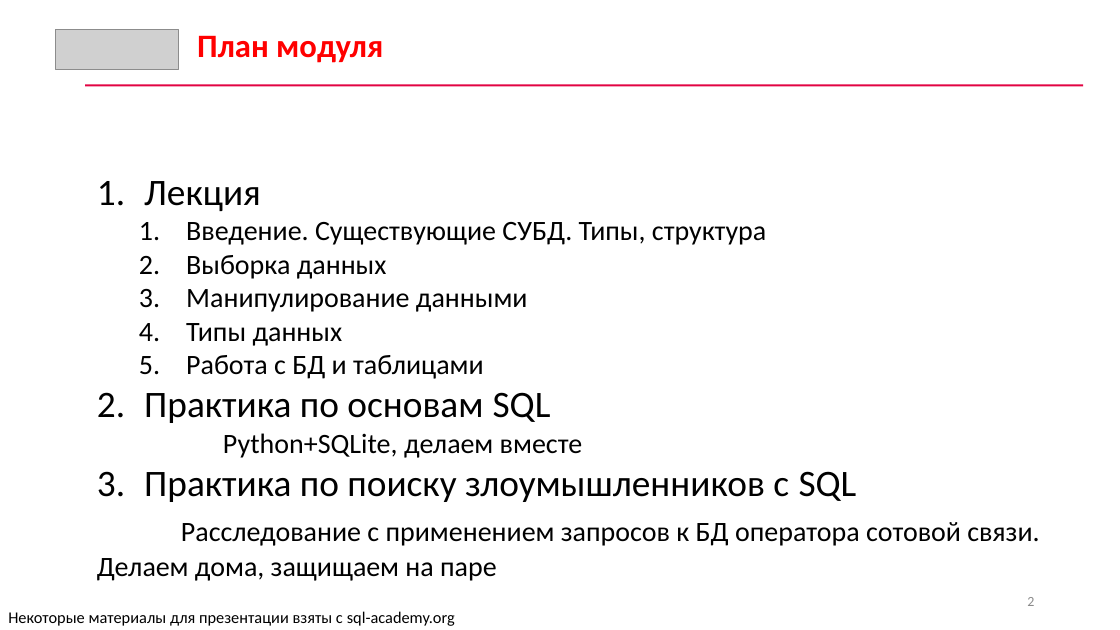
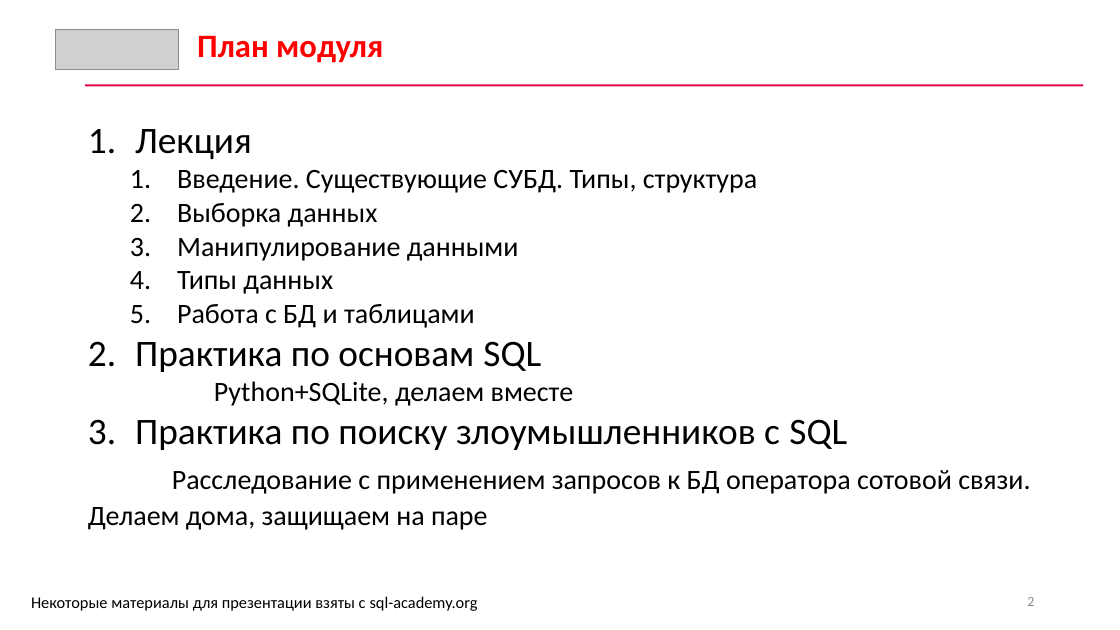
Before and after one commit to CyberLympha/data-analyze-for-cybersecurity, a slide deck: slide 2 of Лекции/3/Лекция 3 Методы хранения и анализа информации.pptx. Drawn at 1120x630 pixels with LibreOffice and Linux fonts; fonts in the diff are those of the drawing; grey boxes stand for pictures. Boxes give left, top, right and bottom in pixels: in the first picture for what was removed or moved away, otherwise in the second. Text is boxed around its words. In the diff, an @@ line names an element or a change of style, - is before the commit and + after.

```diff
--- a/Лекции/3/Лекция 3 Методы хранения и анализа информации.pptx
+++ b/Лекции/3/Лекция 3 Методы хранения и анализа информации.pptx
@@ text "Лекция": place and size @@
-text "Лекция" at box(97, 181, 1039, 581)
+text "Лекция" at box(88, 129, 1030, 530)
@@ text "Некоторые материалы для презентации взяты ...": place and size @@
-text "Некоторые материалы для презентации взяты ..." at box(8, 611, 455, 626)
+text "Некоторые материалы для презентации взяты ..." at box(31, 596, 478, 611)
```
Also in this commit, not shown: 7 other slides changed, 1 other file.
